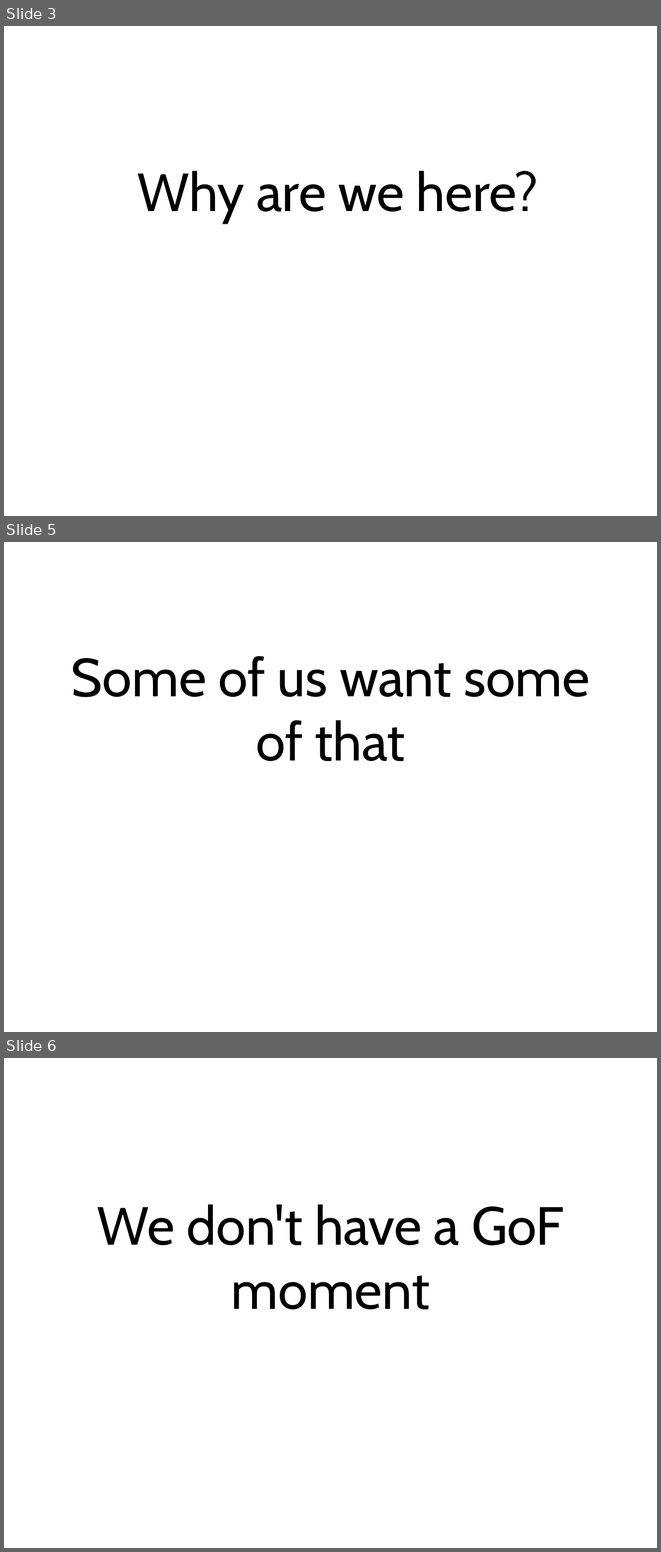
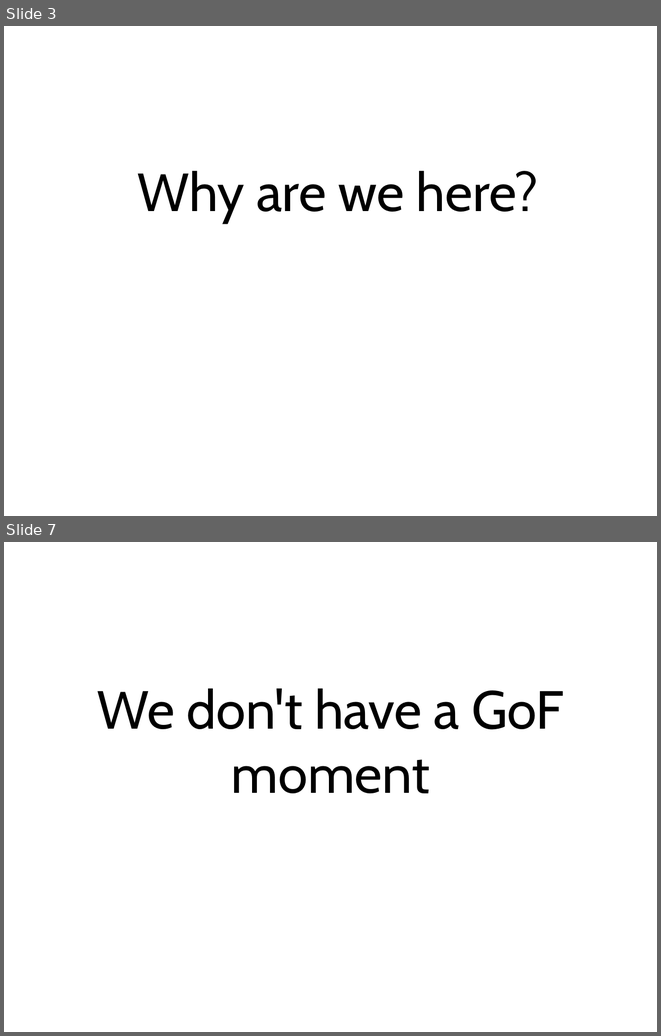
Before and after one commit to simpsonjulian/his-spa-materials, a slide deck: Presentation.odp. Shown one above the other, each under a label of ours: slides 3, 5 and 6 before the commit, slides 3 and 7 after it; the slides between them are not shown. The pictures are 661x1552 and 661x1036 pixels, drawn with LibreOffice and Linux fonts; fonts in the diff are those of the drawing. Boxes give left, top, right and bottom in pixels: in the first picture for what was removed or moved away, otherwise in the second. Text is boxed around its words. In the diff, an @@ line names an element or a change of style, - is before the commit and + after.

```diff
--- a/Presentation.odp
+++ b/Presentation.odp
@@ slide 5 removed at bbox=[4, 542, 657, 1032], background #FFFFFF @@
@@ title removed at bbox=[71, 656, 590, 761] @@
-Some of us want some of that
@@ what was slide 6 is now slide 7 @@
```
Also in this commit, not shown: 8 slides changed, 3 slides added, 1 other file.
